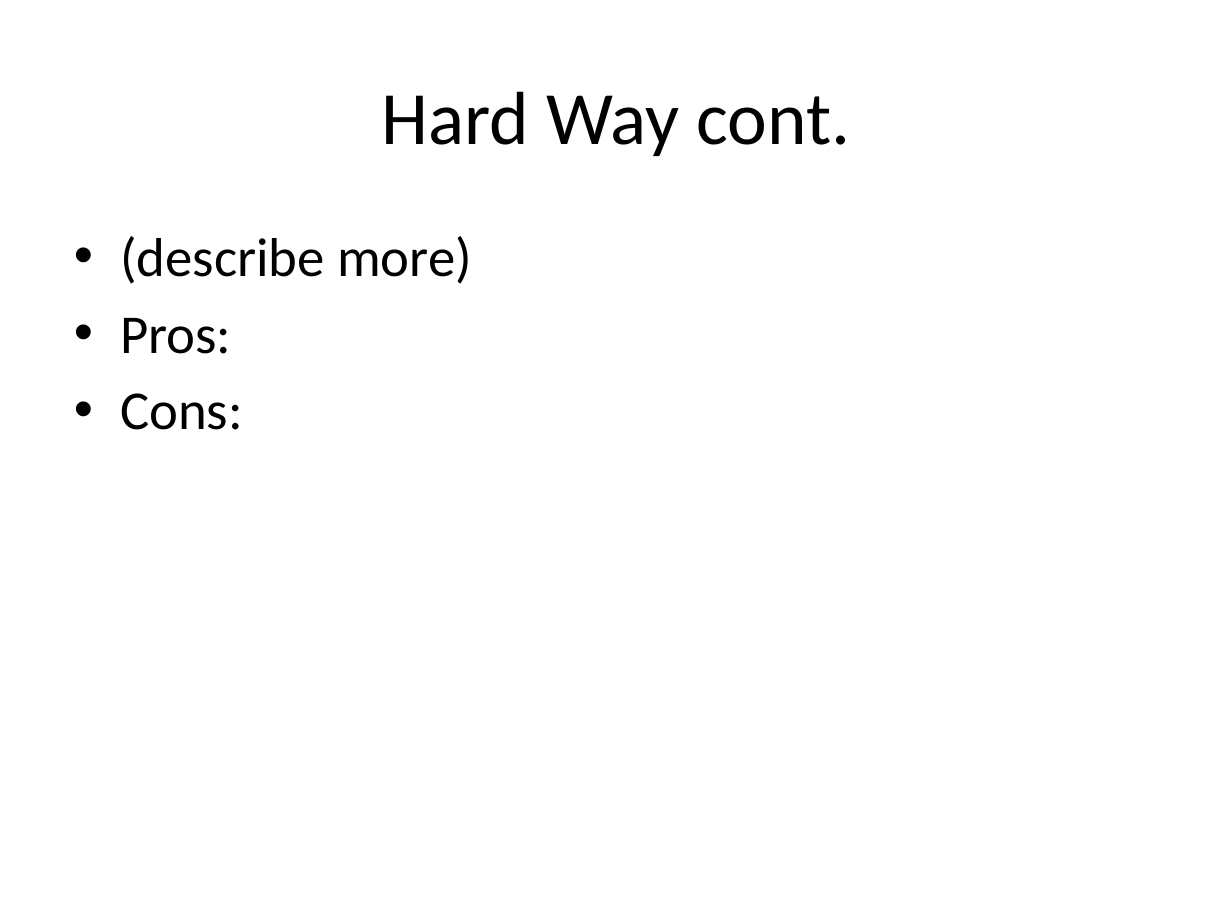
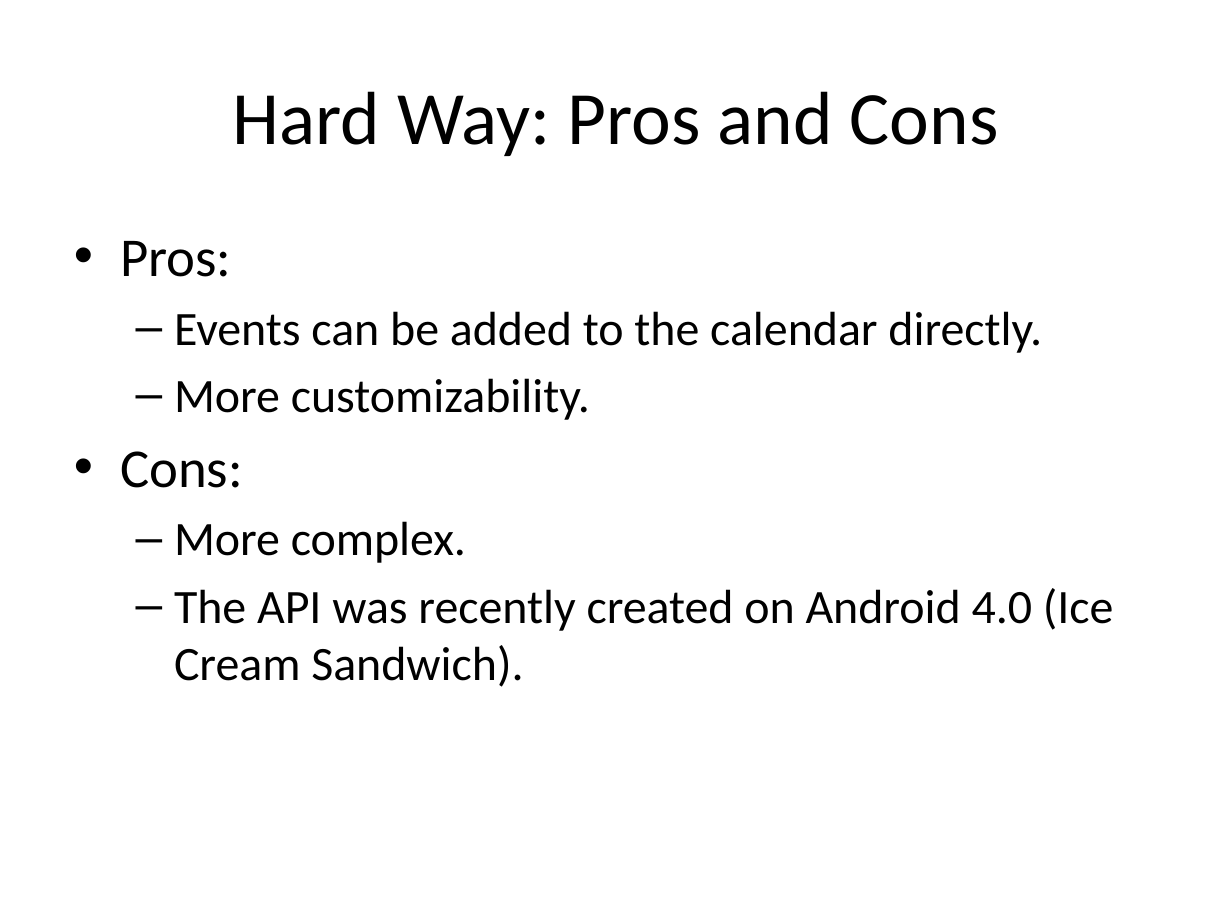
Before and after one commit to scurrymd/Software-Engineering, a slide deck: slide 19 of docs/UC Schedule App.pptx (slide 16 before the commit). Drawn at 1232x924 pixels with LibreOffice and Linux fonts; fonts in the diff are those of the drawing. Boxes give left, top, right and bottom in pixels: in the first picture for what was removed or moved away, otherwise in the second. Text is boxed around its words. In the diff, an @@ line names an element or a change of style, - is before the commit and + after.

Commit message:
Updated Presentation
Added slides for the Calendar API.

```diff
--- a/docs/UC Schedule App.pptx
+++ b/docs/UC Schedule App.pptx
@@ title at (233,91,999,156): text changed @@
-Hard Way cont.
+Hard Way: Pros and Cons
@@ text at (120,236,472,284): paragraph removed @@
-• (describe more)
@@ text at (174,311,1042,420): paragraphs added @@
+  – Events can be added to the calendar directly.
+  – More customizability.
@@ text at (174,521,1114,687): paragraphs added @@
+  – More complex.
+  – The API was recently created on Android 4.0 (Ice Cream Sandwich).
```
Also in this commit, not shown: 6 other slides changed, 2 slides added.
